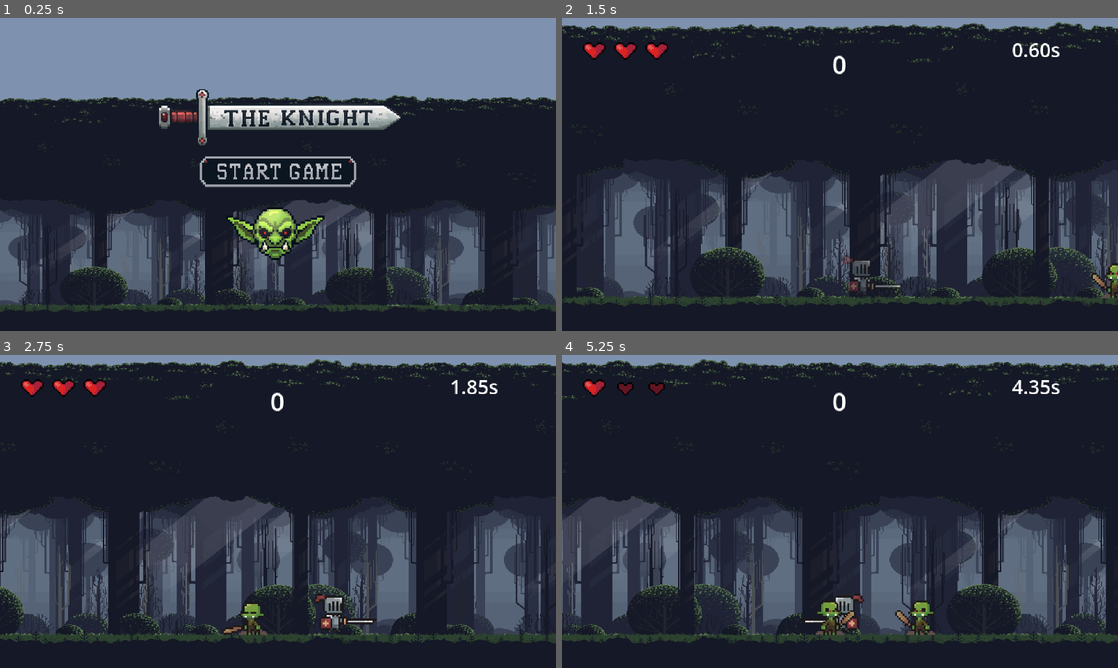
Above: before the commit, frames 1-4 (two rows, left to right).
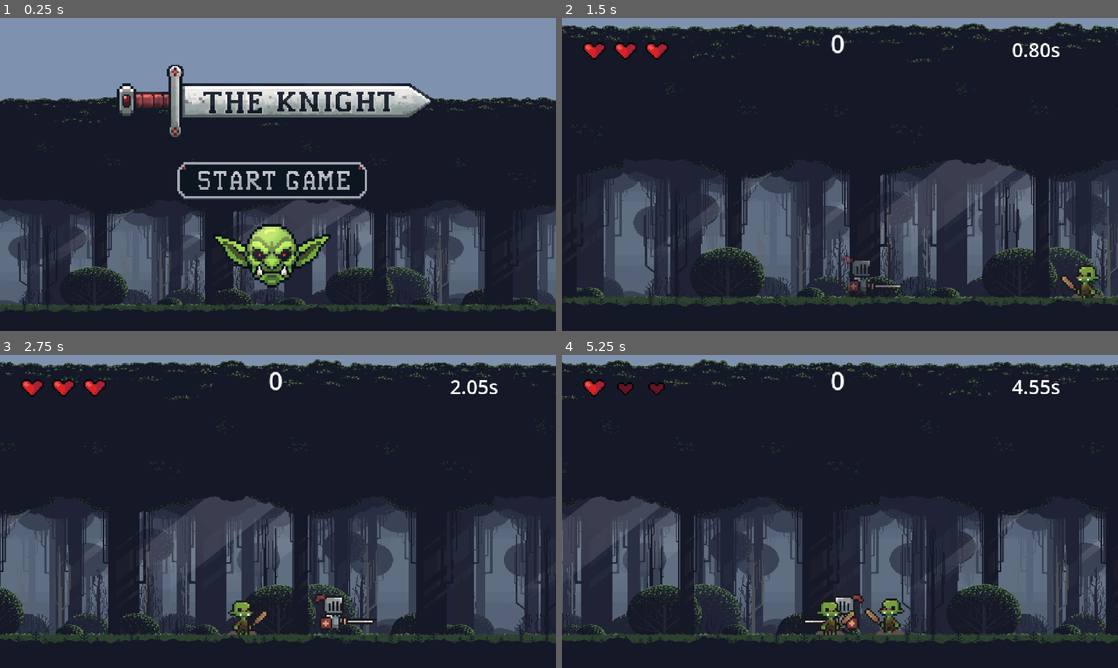
Above: after the commit, the same moments.

Repository: Weililuo/game-mvp
Game: Godot game, scene res://start_menu.tscn
Two runs of this game, one before a commit and one after it. Both use one fixed random seed, a clock stepped at 60 frames per second and the inputs below.
Inputs (mouse positions are in pixels of both pictures, inside the frame that each line leads up to; where the layout moved, square brackets give the same spot in the first picture):
- Up to frame 1 (0.25 s): no input
- Up to frame 2 (1.5 s): click (834, 183) [840, 174] at 0.5 s; hold D (move_right) from 1.28 s (still down); tap L (dash) at 1.35 s
- Up to frame 3 (2.75 s): keep holding D (move_right); tap U (shield) at 1.55, 2.1 s; tap L (dash) at 2.3 s
- Up to frame 4 (5.25 s): release D (move_right) at 2.78 s; hold A (move_left) 2.78-3.53 s; tap J (attack_1) at 2.85 s; tap U (shield) at 3.05, 4.55, 5.1 s; hold D (move_right) 3.53-5.03 s; tap Z (attack_2) at 3.6 s; tap L (dash) at 3.8, 4.35 s; hold A (move_left) from 5.03 s (still down)

The runs differ from the first frame. In frame 1, 12% of the frame differs, in the area x 21-79%, y 14-87%; in frame 2, 0.8%; in frame 3, 0.8%; in frame 4, 1.1%.

Commit message:
feat: add sound effects for player actions and game events, update UI interactions

Diff:
--- a/background.tscn
+++ b/background.tscn
@@ -2,11 +2,12 @@
 
 [ext_resource type="PackedScene" uid="uid://btu246jj4p0b0" path="res://knight.tscn" id="1_player_scn"]
 [ext_resource type="PackedScene" uid="uid://cyxwd6k5eq82c" path="res://enemies/Enemy.tscn" id="2_enemy_scn"]
-[ext_resource type="Texture2D" uid="uid://bkccty7tfs8cx" path="res://Background.png" id="3_bg_tex"]
+[ext_resource type="Texture2D" uid="uid://cnegjxd3c8g3c" path="res://Background.png" id="3_bg_tex"]
 [ext_resource type="PackedScene" uid="uid://hxst3r14xmpk" path="res://spawner.tscn" id="4_bpugw"]
-[ext_resource type="Script" uid="uid://dxl01i67rll3n" path="res://ui.gd" id="4_splo0"]
-[ext_resource type="Script" uid="uid://bb2k22nb86d50" path="res://spawner.gd" id="5_gjjrj"]
+[ext_resource type="Script" uid="uid://dlubxp6ruf5nj" path="res://ui.gd" id="4_splo0"]
+[ext_resource type="Script" uid="uid://btfft4tvv5b8y" path="res://spawner.gd" id="5_gjjrj"]
 [ext_resource type="PackedScene" uid="uid://cw7l3q2ftnj7r" path="res://over_menu.tscn" id="6_gjjrj"]
+[ext_resource type="AudioStream" uid="uid://ux2epv5mt4lj" path="res://sounds/battle.mp3" id="8_vvxqx"]
 
 [sub_resource type="RectangleShape2D" id="GroundShape_Main"]
 size = Vector2(1000, 40)
@@ -76,13 +77,18 @@
 offset_bottom = 38.5
 
 [node name="Score" type="Label" parent="UI" unique_id=1386488543]
-offset_left = 142.0
-offset_top = 16.0
-offset_right = 182.0
-offset_bottom = 39.0
+offset_left = 141.0
+offset_top = 4.0
+offset_right = 181.0
+offset_bottom = 27.0
 scale = Vector2(0.9, 0.9)
 text = "0"
 horizontal_alignment = 1
 vertical_alignment = 1
 
+[node name="BGM" type="AudioStreamPlayer" parent="." unique_id=1699180137]
+stream = ExtResource("8_vvxqx")
+volume_db = -10.0
+autoplay = true
+
 [connection signal="died" from="Player" to="OverMenu" method="_on_player_died"]
--- a/enemies/Enemy.gd
+++ b/enemies/Enemy.gd
@@ -413,6 +413,8 @@
 func take_damage(amount: int, source: Area2D = null) -> void:
 	if state == State.DEAD or amount <= 0:
 		return
+	if has_node("SfxHurt"):
+		$SfxHurt.play()
 	hp = max(0, hp - amount)
 	_set_state(State.HURT)
 	if hp <= 0:
--- a/enemies/Enemy.tscn
+++ b/enemies/Enemy.tscn
@@ -4,6 +4,7 @@
 [ext_resource type="Texture2D" uid="uid://jxvpg3mufeol" path="res://enemies/BasicGoblin-Row.png" id="2_goblin_tex"]
 [ext_resource type="Script" uid="uid://ce61df3wegu3u" path="res://damage_boxes/hurtbox.gd" id="3_hurtbox"]
 [ext_resource type="Script" uid="uid://bhhaemrchekk3" path="res://damage_boxes/hitbox.gd" id="4_hitbox"]
+[ext_resource type="AudioStream" uid="uid://brhs5eoqh8c8p" path="res://sounds/player_hit.wav" id="5_3o3gx"]
 
 [sub_resource type="Animation" id="A_idle"]
 resource_name = "idle"
@@ -189,3 +190,7 @@
 
 [node name="FloorAheadCheck" type="RayCast2D" parent="." unique_id=704427390]
 target_position = Vector2(19, 0)
+
+[node name="SfxHurt" type="AudioStreamPlayer2D" parent="." unique_id=1042738402]
+stream = ExtResource("5_3o3gx")
+volume_db = -7.0
--- a/knight.gd
+++ b/knight.gd
@@ -94,6 +94,9 @@
 		start_attack_cooldown()
 
 	if Input.is_action_just_pressed("dash") and can_dash:
+		var sfx_dash = get_node_or_null("SfxDash") as AudioStreamPlayer2D
+		if sfx_dash:
+			sfx_dash.play()
 		can_dash = false # In CD, can't use dash at the moment
 		playback.travel("DashState")
 		start_dash_cooldown() # Set timer
@@ -151,6 +154,9 @@
 		start_attack_cooldown()
 
 	elif Input.is_action_just_pressed("dash") and can_dash:
+		var sfx_dash = get_node_or_null("SfxDash") as AudioStreamPlayer2D
+		if sfx_dash:
+			sfx_dash.play()
 		can_dash = false
 		playback.travel("DashState")
 		start_dash_cooldown()
@@ -266,6 +272,10 @@
 
 		return # ⚠️ 核心：只要是举盾状态，不管是不是完美弹反，都不掉血，直接结束！
 
+	var sfx = get_node_or_null("SfxHurt") as AudioStreamPlayer2D
+	if sfx:
+		sfx.play()
+
 	# [3] 正常受伤逻辑
 	hp -= amount
 	emit_signal("health_changed", hp, max_hp)
--- a/knight.tscn
+++ b/knight.tscn
@@ -3,6 +3,8 @@
 [ext_resource type="Script" uid="uid://dc8avimev5y01" path="res://knight.gd" id="1_nsuie"]
 [ext_resource type="Texture2D" uid="uid://b0te1np4va3r0" path="res://Knight.png" id="2_nsuie"]
 [ext_resource type="Script" uid="uid://bhhaemrchekk3" path="res://damage_boxes/hitbox.gd" id="3_26ldq"]
+[ext_resource type="AudioStream" uid="uid://d2qehwnyc2wtk" path="res://sounds/enemy_hit.wav" id="4_np0bx"]
+[ext_resource type="AudioStream" uid="uid://dh8et7bejdgc8" path="res://sounds/dash.wav" id="5_go3up"]
 
 [sub_resource type="Animation" id="Animation_26ldq"]
 length = 0.001
@@ -342,3 +344,11 @@
 position = Vector2(4.625, -5.25)
 shape = SubResource("RectangleShape2D_6835a")
 debug_color = Color(0.8994785, 0.28792372, 0.32944453, 0.41960785)
+
+[node name="SfxHurt" type="AudioStreamPlayer2D" parent="." unique_id=1538434983]
+stream = ExtResource("4_np0bx")
+
+[node name="SfxDash" type="AudioStreamPlayer2D" parent="." unique_id=969390459]
+stream = ExtResource("5_go3up")
+volume_db = 9.0
+pitch_scale = 3.8
--- a/over_menu.gd
+++ b/over_menu.gd
@@ -1,28 +1,58 @@
 extends CanvasLayer
 
-
 @onready var root: Control = $Root
-
+@onready var sfx_game_over: AudioStreamPlayer = $Gameover
+@onready var sfx_click: AudioStreamPlayer = $SfxClick
+@onready var btn_mainmenu: TextureButton = $Root/Mainmenu
+@onready var btn_restart: TextureButton = $Root/Restart
 
 func _ready() -> void:
 	root.hide()
-	_apply_click_mask($Root/Mainmenu)
-	_apply_click_mask($Root/Restart)
-
+	_apply_click_mask(btn_mainmenu)
+	_apply_click_mask(btn_restart)
 
 func _apply_click_mask(button: TextureButton) -> void:
 	var bitmap := BitMap.new()
 	bitmap.create_from_image_alpha(button.texture_normal.get_image())
 	button.texture_click_mask = bitmap
 
-
+# Death detected
 func _on_player_died() -> void:
 	root.show()
+	var battle_bgm = get_tree().current_scene.get_node_or_null("BGM") as AudioStreamPlayer # BGM stopped
+	if battle_bgm and battle_bgm.playing:
+		battle_bgm.stop()
 
+	sfx_game_over.play()
 
+	get_tree().create_timer(1.1).timeout.connect(func():
+		if sfx_game_over.playing:
+			sfx_game_over.stop()
+	)
+
+# Return to menu
 func _on_mainmenu_pressed() -> void:
+	_disable_buttons()
+	sfx_game_over.stop()
+	sfx_click.play()
+
+	await get_tree().create_timer(0.3).timeout
+	if sfx_click.playing:
+		sfx_click.stop()
 	get_tree().change_scene_to_file("res://start_menu.tscn")
 
+# Restart
+func _on_restart_pressed() -> void:
+	_disable_buttons()
+	sfx_game_over.stop()
+	sfx_click.play()
 
-func _on_restart_pressed() -> void:
+	await get_tree().create_timer(0.3).timeout
+	if sfx_click.playing:
+		sfx_click.stop()
 	get_tree().reload_current_scene()
+
+# Prevent from clicking to fast
+func _disable_buttons() -> void:
+	btn_mainmenu.disabled = true
+	btn_restart.disabled = true
--- a/over_menu.tscn
+++ b/over_menu.tscn
@@ -1,11 +1,13 @@
 [gd_scene format=3 uid="uid://cw7l3q2ftnj7r"]
 
 [ext_resource type="Texture2D" uid="uid://phctochc1riu" path="res://Icons/Buttons/Gameover.PNG" id="1_0otdq"]
-[ext_resource type="Script" uid="uid://vh1ieuy6ixem" path="res://over_menu.gd" id="1_oe6u1"]
+[ext_resource type="Script" uid="uid://ccv7hy7c5tvwr" path="res://over_menu.gd" id="1_oe6u1"]
 [ext_resource type="Texture2D" uid="uid://dhagywkyeksv8" path="res://Icons/Buttons/mainmenu.PNG" id="2_oe6u1"]
 [ext_resource type="Texture2D" uid="uid://dtc5srmyv81wb" path="res://Icons/Buttons/mainmenu_selected.PNG" id="3_pahb5"]
 [ext_resource type="Texture2D" uid="uid://dlnnjov18bqfl" path="res://Icons/Buttons/restart.PNG" id="4_hioch"]
 [ext_resource type="Texture2D" uid="uid://dbgy5n07udr5n" path="res://Icons/Buttons/restart_selected.PNG" id="5_hlppi"]
+[ext_resource type="AudioStream" uid="uid://b60hqmqumy6qg" path="res://sounds/game_over_7.wav" id="7_hioch"]
+[ext_resource type="AudioStream" uid="uid://dw1a4ieevu24p" path="res://sounds/button_click.wav" id="8_hlppi"]
 
 [node name="OverMenu" type="CanvasLayer" unique_id=1315820816]
 script = ExtResource("1_oe6u1")
@@ -15,6 +17,8 @@
 anchors_preset = 15
 anchor_right = 1.0
 anchor_bottom = 1.0
+offset_top = 3.0
+offset_bottom = 3.0
 grow_horizontal = 2
 grow_vertical = 2
 
@@ -49,5 +53,13 @@
 ignore_texture_size = true
 stretch_mode = 5
 
+[node name="Gameover" type="AudioStreamPlayer" parent="." unique_id=1634714888]
+stream = ExtResource("7_hioch")
+volume_db = -10.0
+
+[node name="SfxClick" type="AudioStreamPlayer" parent="." unique_id=1565562488]
+stream = ExtResource("8_hlppi")
+volume_db = -9.5
+
 [connection signal="pressed" from="Root/Mainmenu" to="." method="_on_mainmenu_pressed"]
 [connection signal="pressed" from="Root/Restart" to="." method="_on_restart_pressed"]
--- a/start_menu.gd
+++ b/start_menu.gd
@@ -10,5 +10,5 @@
 	)
 
 	# Wait to change scene
-	await get_tree().create_timer(0.30).timeout
+	await get_tree().create_timer(0.10).timeout
 	get_tree().change_scene_to_file("res://background.tscn")
--- a/start_menu.tscn
+++ b/start_menu.tscn
@@ -34,10 +34,10 @@
 anchor_top = 0.5
 anchor_right = 0.5
 anchor_bottom = 0.5
-offset_left = -80.0
-offset_top = -70.0
-offset_right = 80.0
-offset_bottom = 10.0
+offset_left = -106.0
+offset_top = -90.0
+offset_right = 100.0
+offset_bottom = 13.0
 grow_horizontal = 2
 grow_vertical = 2
 texture = ExtResource("2_v2mkm")
@@ -50,10 +50,10 @@
 anchor_top = 0.5
 anchor_right = 0.5
 anchor_bottom = 0.5
-offset_left = -32.0
-offset_top = 10.0
-offset_right = 32.0
-offset_bottom = 60.0
+offset_left = -40.0
+offset_top = 18.0
+offset_right = 36.800003
+offset_bottom = 78.0
 grow_horizontal = 2
 grow_vertical = 2
 texture = ExtResource("3_ctwoq")
@@ -66,10 +66,10 @@
 anchor_top = 0.5
 anchor_right = 0.5
 anchor_bottom = 0.5
-offset_left = -100.0
-offset_top = -30.0
-offset_right = 100.0
-offset_bottom = 30.0
+offset_left = -125.0
+offset_top = -31.0
+offset_right = 118.33331
+offset_bottom = 42.0
 grow_horizontal = 2
 grow_vertical = 2
 texture_normal = ExtResource("4_ppfnh")
@@ -78,9 +78,11 @@
 
 [node name="BGM" type="AudioStreamPlayer" parent="." unique_id=518079452]
 stream = ExtResource("6_7boi2")
+volume_db = -3.0
 autoplay = true
 
 [node name="SfxClick" type="AudioStreamPlayer" parent="." unique_id=1051846068]
 stream = ExtResource("7_7boi2")
+volume_db = -8.0
 
 [connection signal="pressed" from="Start" to="." method="_on_start_pressed"]
Not shown, changed: sounds/battle.mp3.import
Not shown, changed: sounds/dash.wav.import
